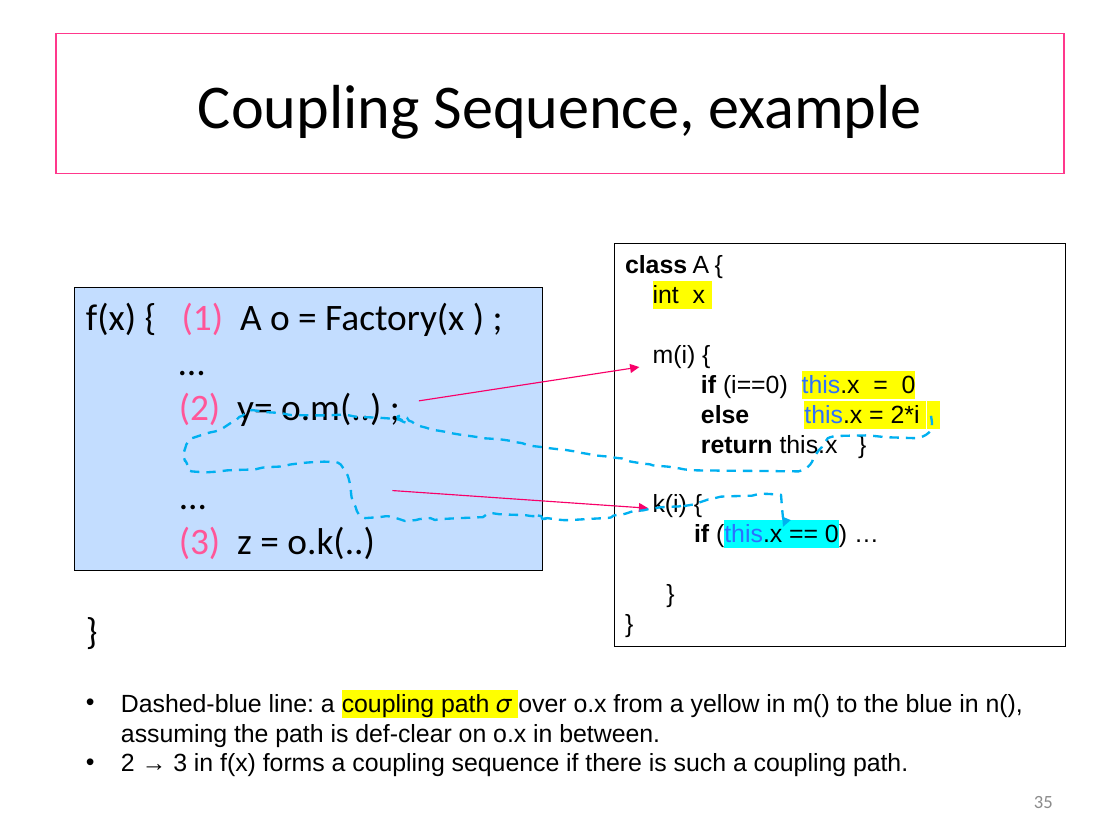
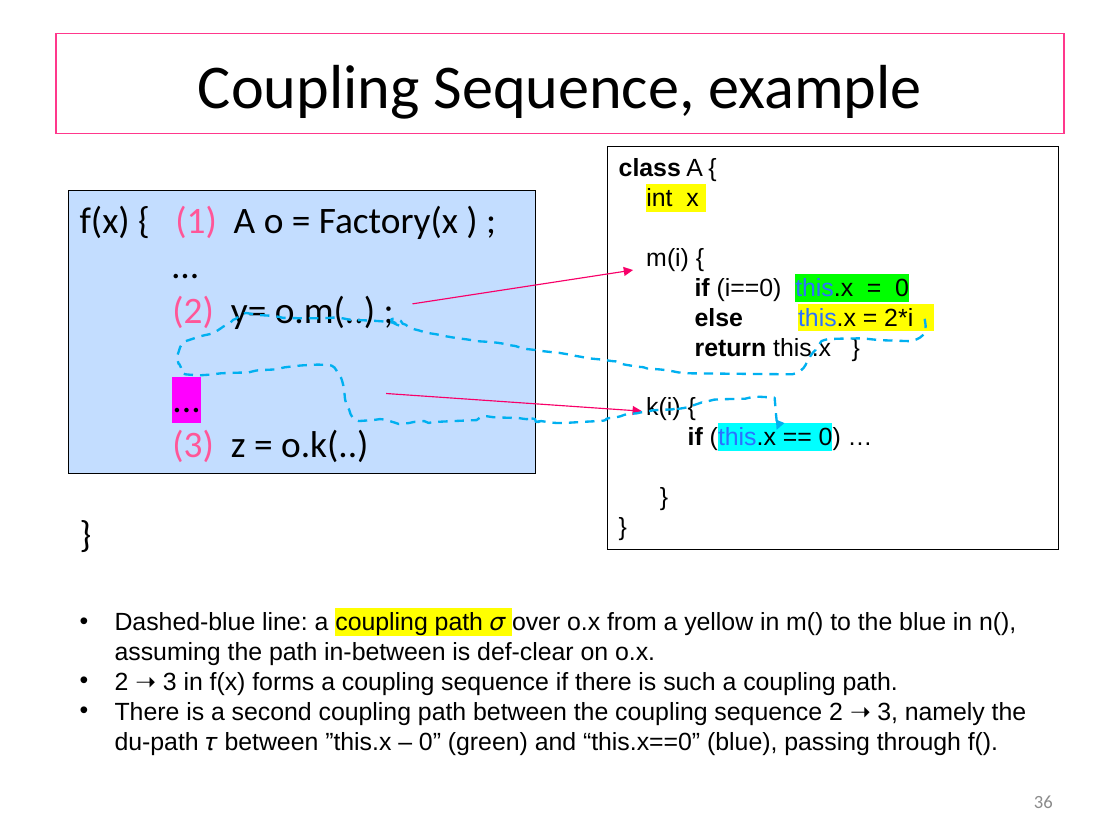
Before and after one commit to wooshrow/b3stv, a slide deck: slide 36 of slides/dfbt.pptx (slide 35 before the commit). Drawn at 1120x840 pixels with LibreOffice and Linux fonts; fonts in the diff are those of the drawing. Boxes give left, top, right and bottom in pixels: in the first picture for what was removed or moved away, otherwise in the second. Text is boxed around its words. In the diff, an @@ line names an element or a change of style, - is before the commit and + after.

```diff
--- a/slides/dfbt.pptx
+++ b/slides/dfbt.pptx
@@ title "Coupling Sequence, example": place and size @@
-title "Coupling Sequence, example" at <box>56,34,1064,174</box>
+title "Coupling Sequence, example" at <box>56,34,1064,133</box>
@@ rectangle "class A { int x": place and size @@
-rectangle "class A { int x" at <box>614,244,1065,647</box>
+rectangle "class A { int x" at <box>608,147,1060,550</box>
@@ rectangle "f(x) { (1) A o ..." at <box>68,190,535,473</box>: highlight none to #FF00FF in "..." @@
@@ text in rectangle at <box>646,248,909,301</box>: highlight #FFFF00 to #00FF00 in "this.x = 0" @@
@@ arrow moved from (419, 401) - (640, 367) to (412, 304) - (633, 270) @@
@@ 1 rectangle, 1 freeform shape, 1 arrow: place and size @@
-1 rectangle, 1 freeform shape, 1 arrow at <box>75,288,932,570</box>
+1 rectangle, 1 freeform shape, 1 arrow at <box>68,190,926,473</box>
@@ text at <box>115,612,1027,755</box>: text changed @@
-• Dashed-blue line: a coupling path 𝜎 over o.x from a yellow in m() to the blue in n(), assuming the path is def-clear on o.x in between.
-• 2 → 3 in f(x) forms a coupling sequence if there is such a coupling path.
+• Dashed-blue line: a coupling path 𝜎 over o.x from a yellow in m() to the blue in n(), assuming the path in-between is def-clear on o.x.
+• 2 ➝ 3 in f(x) forms a coupling sequence if there is such a coupling path.
+• There is a second coupling path between the coupling sequence 2 ➝ 3, namely the du-path 𝜏 between ”this.x – 0” (green) and “this.x==0” (blue), passing through f().
@@ page number at <box>1034,795,1053,808</box>: text changed @@
-35
+36
```
Also in this commit, not shown: 16 other slides changed, 2 slides added, 1 slide removed, 12 other files.
